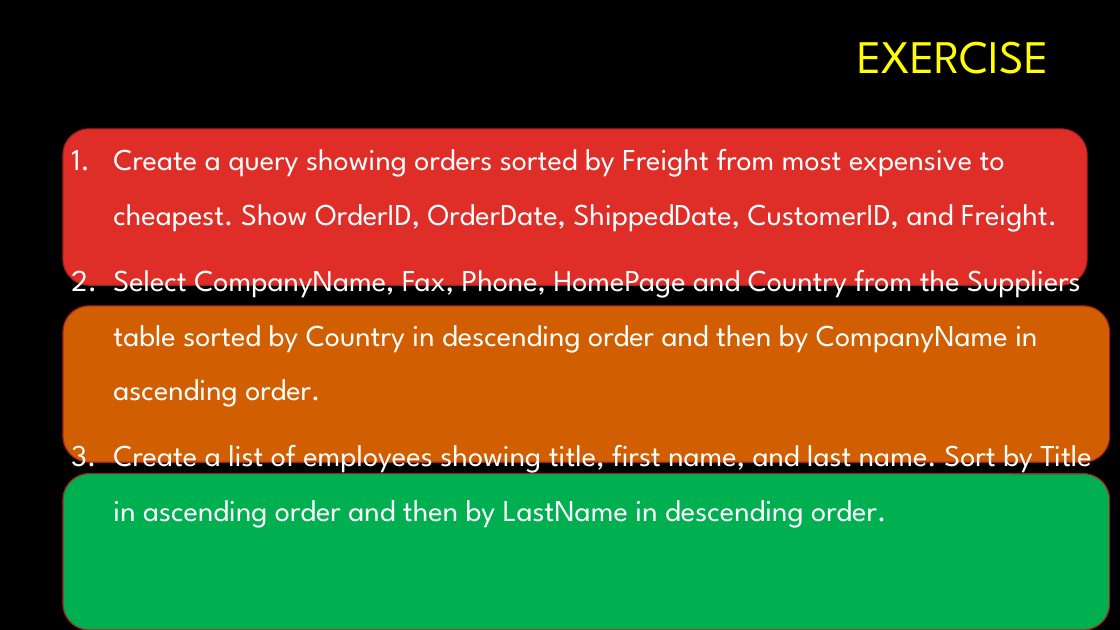
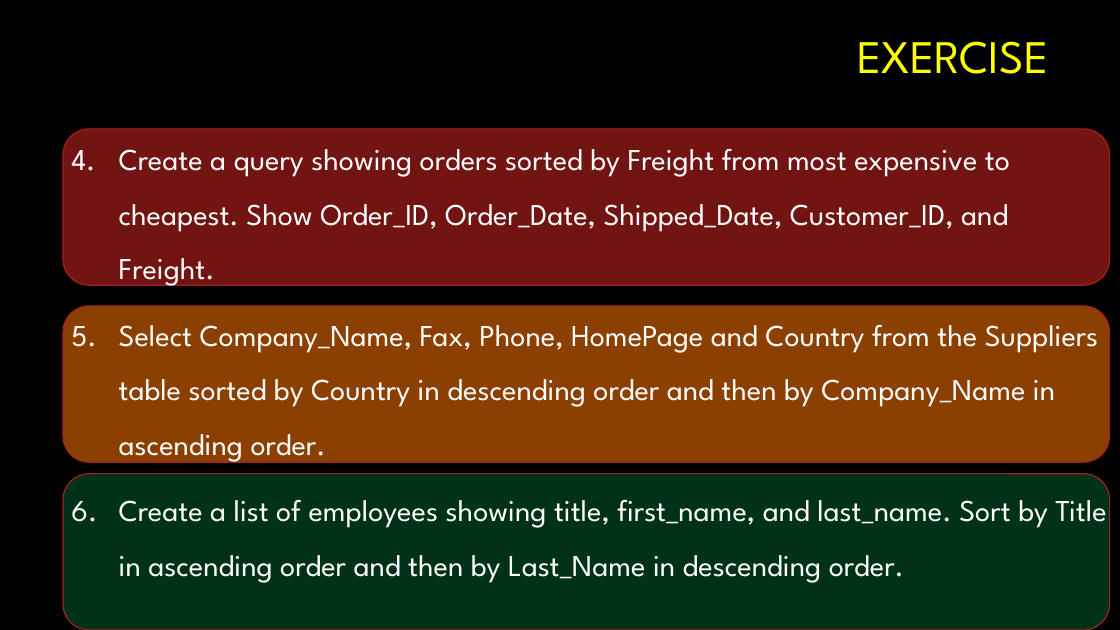
Before and after one commit to VKRISHNANB/postgres, a slide deck: slide 12 of slides/2psql1.pptx. Drawn at 1120x630 pixels with LibreOffice and Linux fonts; fonts in the diff are those of the drawing; background and template pictures are left out. Boxes give left, top, right and bottom in pixels: in the first picture for what was removed or moved away, otherwise in the second. Text is boxed around its words. In the diff, an @@ line names an element or a change of style, - is before the commit and + after.

```diff
--- a/slides/2psql1.pptx
+++ b/slides/2psql1.pptx
@@ rounded rectangle: place and size @@
-rounded rectangle at box(63, 129, 1087, 285)
+rounded rectangle at box(63, 129, 1110, 285)
@@ rounded rectangle at box(63, 129, 1110, 285): fill #DF2E28 to #721411 @@
@@ text at box(119, 148, 1106, 583): text changed @@
-1. Create a query showing orders sorted by Freight from most expensive to cheapest. Show OrderID, OrderDate, ShippedDate, CustomerID, and Freight.
-2. Select CompanyName, Fax, Phone, HomePage and Country from the Suppliers table sorted by Country in descending order and then by CompanyName in ascending order.
-3. Create a list of employees showing title, first name, and last name. Sort by Title in ascending order and then by LastName in descending order.
+4. Create a query showing orders sorted by Freight from most expensive to cheapest. Show Order_ID, Order_Date, Shipped_Date, Customer_ID, and Freight.
+5. Select Company_Name, Fax, Phone, HomePage and Country from the Suppliers table sorted by Country in descending order and then by Company_Name in ascending order.
+6. Create a list of employees showing title, first_name, and last_name. Sort by Title in ascending order and then by Last_Name in descending order.
@@ rounded rectangle at box(63, 306, 1110, 462): fill #D15E01 to #8B3F01 @@
@@ rounded rectangle at box(63, 474, 1110, 630): fill #00B050 to #003217 @@
```
Also in this commit, not shown: 33 other slides changed, 1 slide removed, 4 other files.
